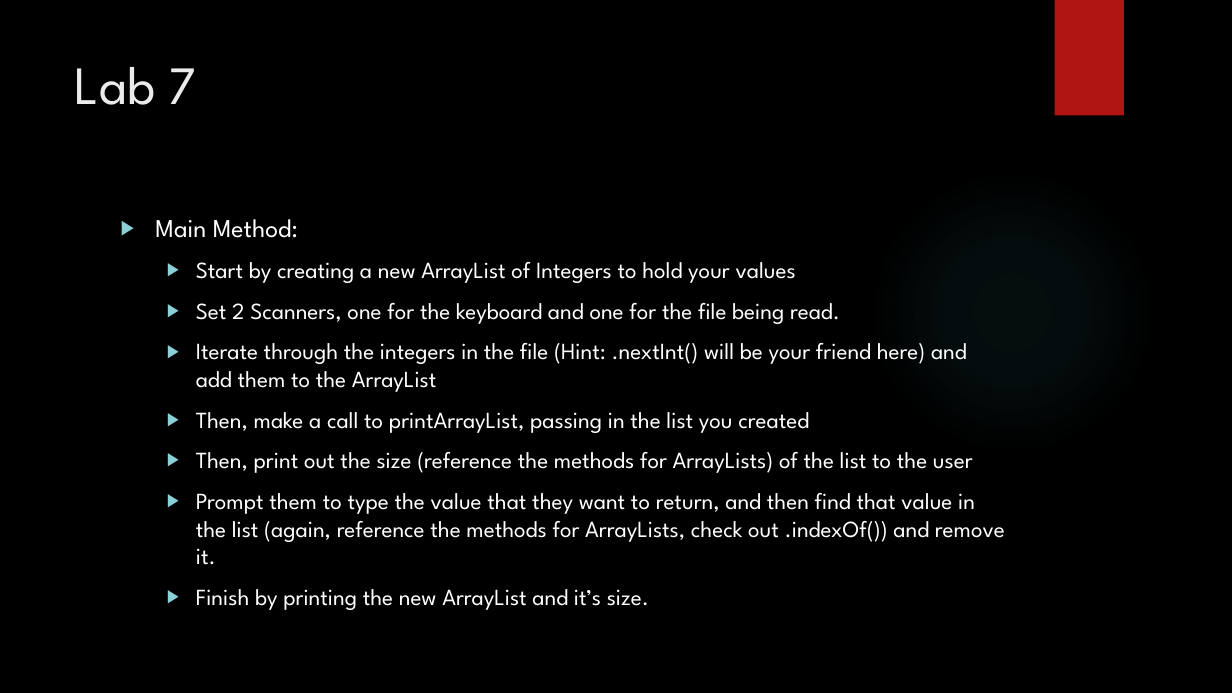
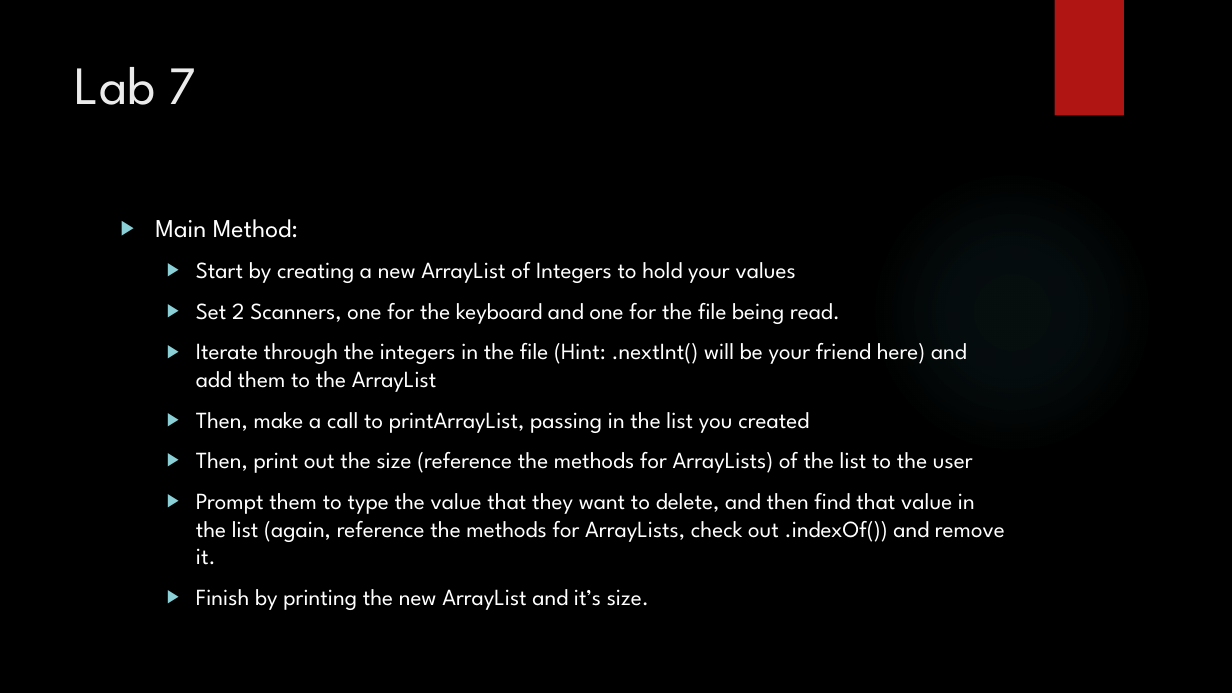
Before and after one commit to michaelbartlett17/cmpinf0401-recs, a slide deck: slide 6 of slides/0315Recitation.pptx. Drawn at 1232x693 pixels with LibreOffice and Linux fonts; fonts in the diff are those of the drawing; background and template pictures are left out. Boxes give left, top, right and bottom in pixels: in the first picture for what was removed or moved away, otherwise in the second. Text is boxed around its words. In the diff, an @@ line names an element or a change of style, - is before the commit and + after.

Commit message:
slide updates

```diff
--- a/slides/0315Recitation.pptx
+++ b/slides/0315Recitation.pptx
@@ text at bbox=[196, 493, 1005, 565]: text changed @@
-  ▶ Prompt them to type the value that they want to return, and then find that value in the list (again, reference the methods for ArrayLists, check out .indexOf()) and remove it.
+  ▶ Prompt them to type the value that they want to delete, and then find that value in the list (again, reference the methods for ArrayLists, check out .indexOf()) and remove it.
```
Also in this commit, not shown: 3 other files.
